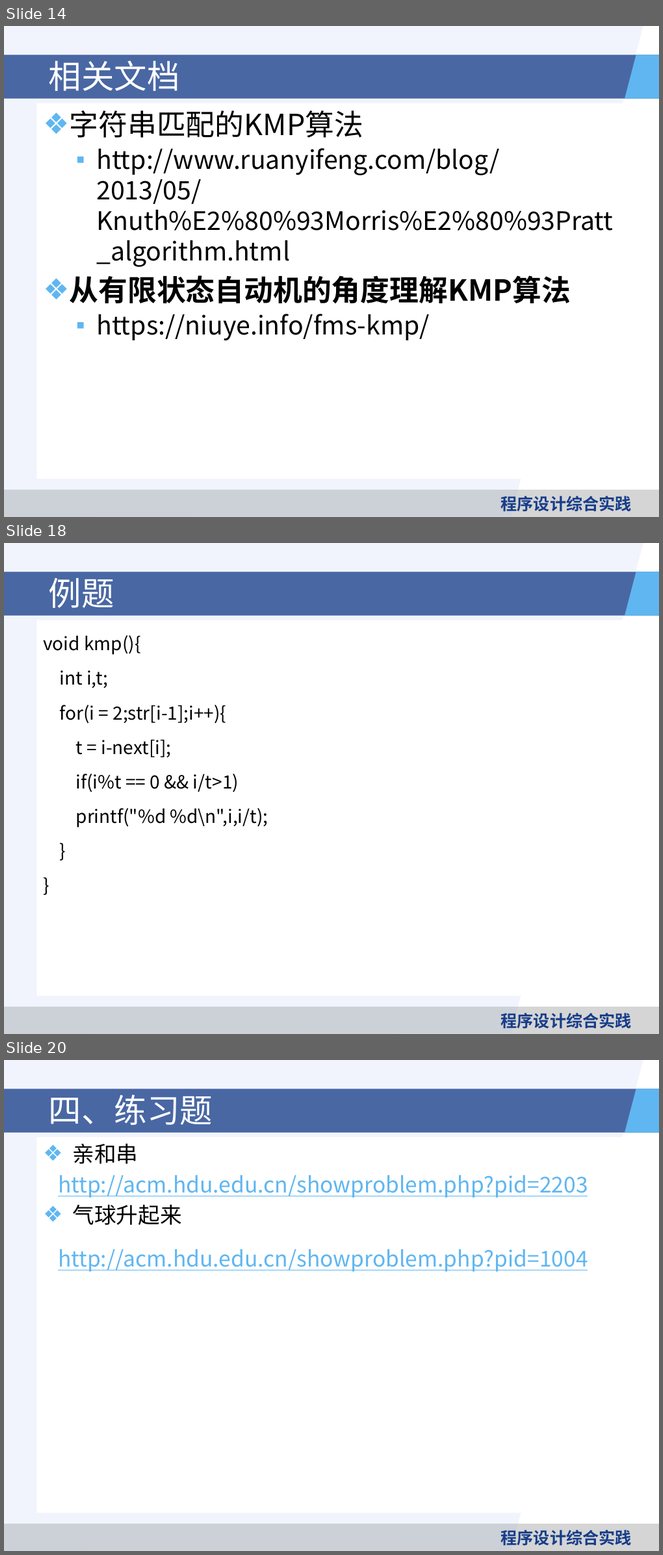
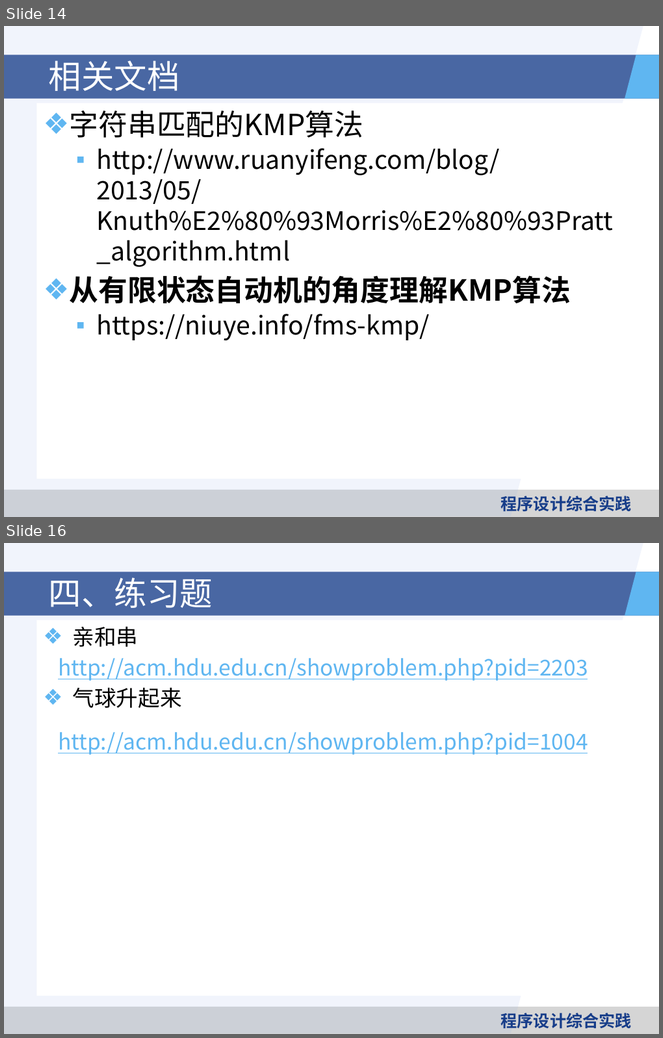
Before and after one commit to heyuantao/ProgrammingPracticeCourse, a slide deck: 课件/第四讲：字符串处理.pptx. Shown one above the other, each under a label of ours: slides 14, 18 and 20 before the commit, slides 14 and 16 after it; the slides between them are not shown. The pictures are 663x1555 and 663x1038 pixels, drawn with LibreOffice and Linux fonts; fonts in the diff are those of the drawing; background and template pictures are left out. Boxes give left, top, right and bottom in pixels: in the first picture for what was removed or moved away, otherwise in the second. Text is boxed around its words. In the diff, an @@ line names an element or a change of style, - is before the commit and + after.

```diff
--- a/课件/第四讲：字符串处理.pptx
+++ b/课件/第四讲：字符串处理.pptx
@@ slide 18 removed at (4,543,659,1034), background #FFFFFF; not listed: 5 template elements that a slide beside it also shows @@
@@ title removed at (49,578,114,608) @@
-例题
@@ text removed at (36,620,634,997) @@
-void kmp(){
-int i,t;
-for(i = 2;str[i-1];i++){
-t = i-next[i];
-if(i%t == 0 && i/t>1)
-printf("%d %d\n",i,i/t);
-}
-}
@@ what was slide 20 is now slide 16 @@
```
Also in this commit, not shown: 1 slide changed, 3 other slides removed.
